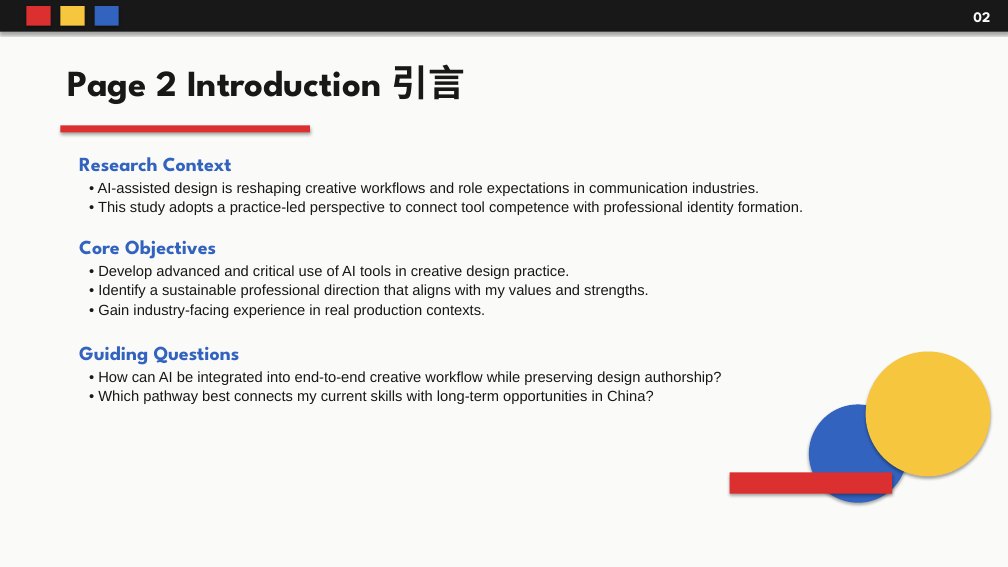
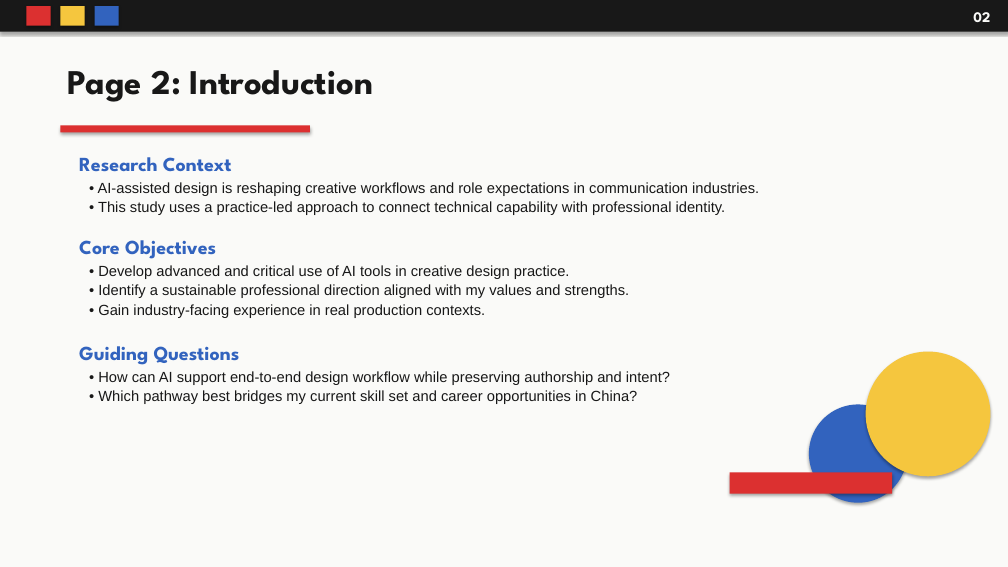
Before and after one commit to maotianyi12138-eng/-, a slide deck: slide 2 of Finding_Direction_Through_Exploration_Bauhaus.pptx. Drawn at 1008x567 pixels with LibreOffice and Linux fonts; fonts in the diff are those of the drawing. Boxes give left, top, right and bottom in pixels: in the first picture for what was removed or moved away, otherwise in the second. Text is boxed around its words. In the diff, an @@ line names an element or a change of style, - is before the commit and + after.

```diff
--- a/Finding_Direction_Through_Exploration_Bauhaus.pptx
+++ b/Finding_Direction_Through_Exploration_Bauhaus.pptx
@@ text at box(68, 70, 373, 102): text changed; size 35 to 33 pt @@
-Page 2 Introduction 引言
+Page 2: Introduction
@@ text at box(98, 201, 726, 215): text changed @@
-• This study adopts a practice-led perspective to connect tool competence with professional identity formation.
+• This study uses a practice-led approach to connect technical capability with professional identity.
@@ text at box(98, 284, 630, 298): text changed @@
-• Identify a sustainable professional direction that aligns with my values and strengths.
+• Identify a sustainable professional direction aligned with my values and strengths.
@@ text at box(98, 371, 670, 404): text changed @@
-• How can AI be integrated into end-to-end creative workflow while preserving design authorship?
-• Which pathway best connects my current skills with long-term opportunities in China?
+• How can AI support end-to-end design workflow while preserving authorship and intent?
+• Which pathway best bridges my current skill set and career opportunities in China?
```
Also in this commit, not shown: 6 other slides changed.
